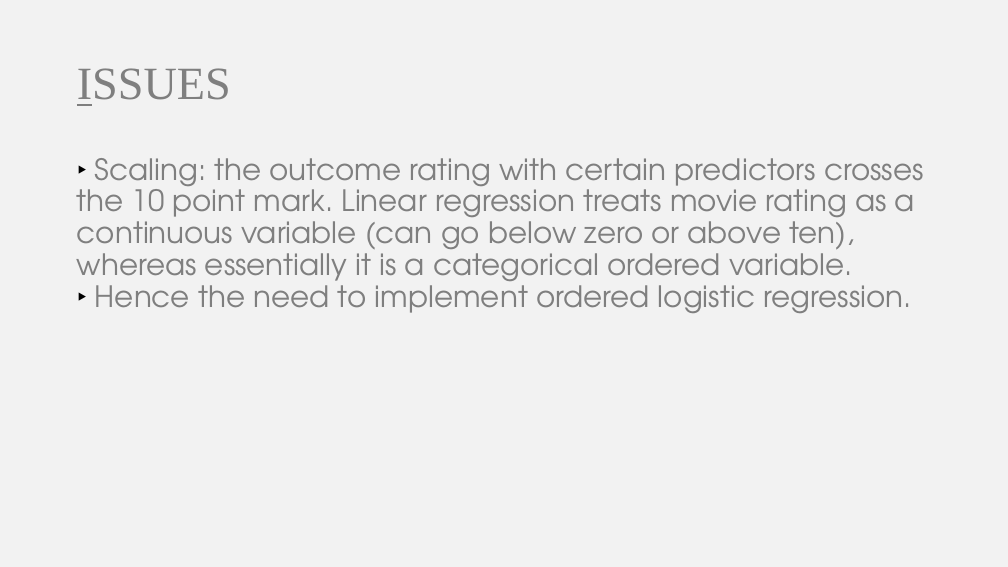
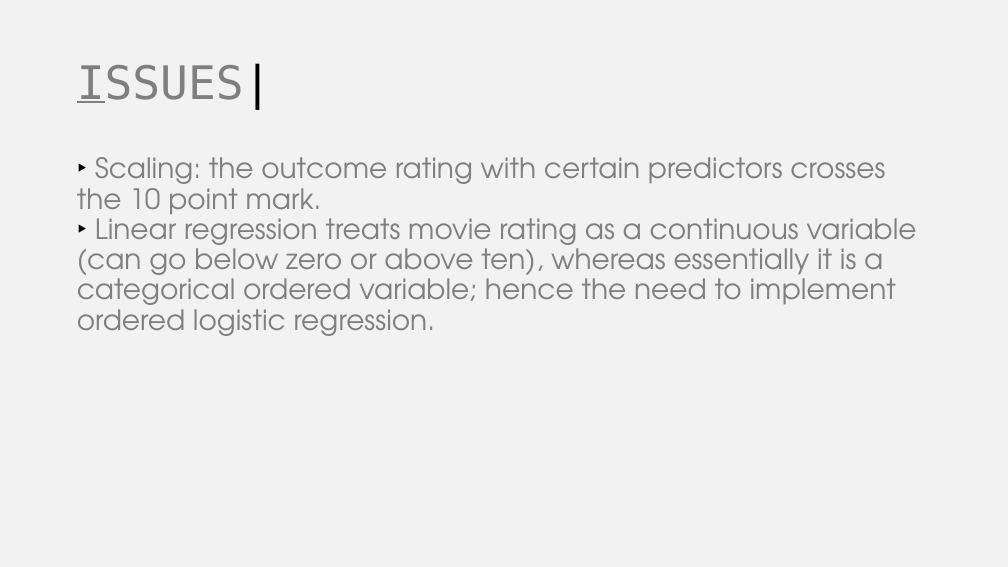
Before and after one commit to somyamohanty/Data_Dawgs, a slide deck: slide 24 of presentations/Final Presentation.pptx (slide 18 before the commit). Drawn at 1008x567 pixels with LibreOffice and Linux fonts; fonts in the diff are those of the drawing. Boxes give left, top, right and bottom in pixels: in the first picture for what was removed or moved away, otherwise in the second. Text is boxed around its words. In the diff, an @@ line names an element or a change of style, - is before the commit and + after.

```diff
--- a/presentations/Final Presentation.pptx
+++ b/presentations/Final Presentation.pptx
@@ title at <box>77,63,272,110</box>: text changed; font Times New Roman to DejaVu Sans Mono @@
-ISSUES
+ISSUES|
@@ text at <box>77,157,917,336</box>: text changed; size 21 to 20 pt @@
-‣ Scaling: the outcome rating with certain predictors crosses the 10 point mark. Linear regression treats movie rating as a continuous variable (can go below zero or above ten), whereas essentially it is a categorical ordered variable.
-‣ Hence the need to implement ordered logistic regression.
+‣ Scaling: the outcome rating with certain predictors crosses the 10 point mark.
+‣ Linear regression treats movie rating as a continuous variable (can go below zero or above ten), whereas essentially it is a categorical ordered variable; hence the need to implement ordered logistic regression.
```
Also in this commit, not shown: 20 other slides changed, 17 slides added, 3 slides removed, 1 other file.
